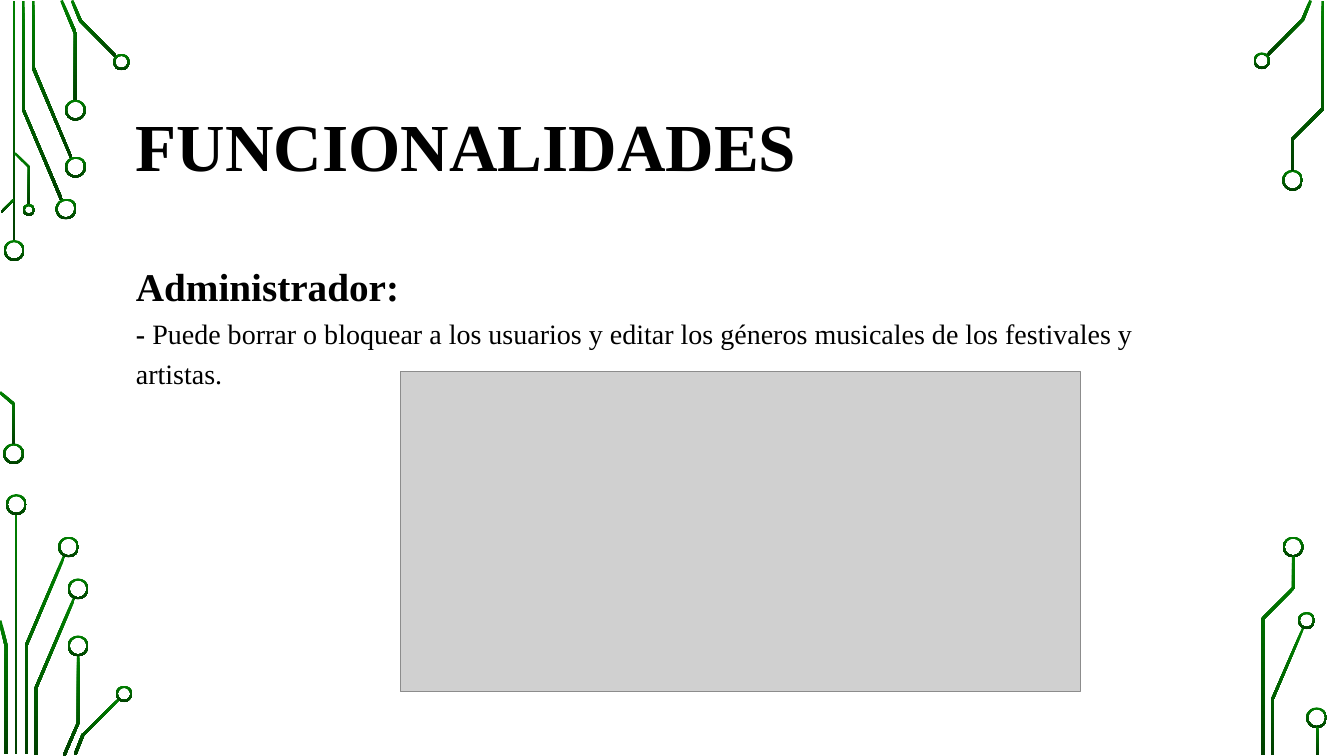
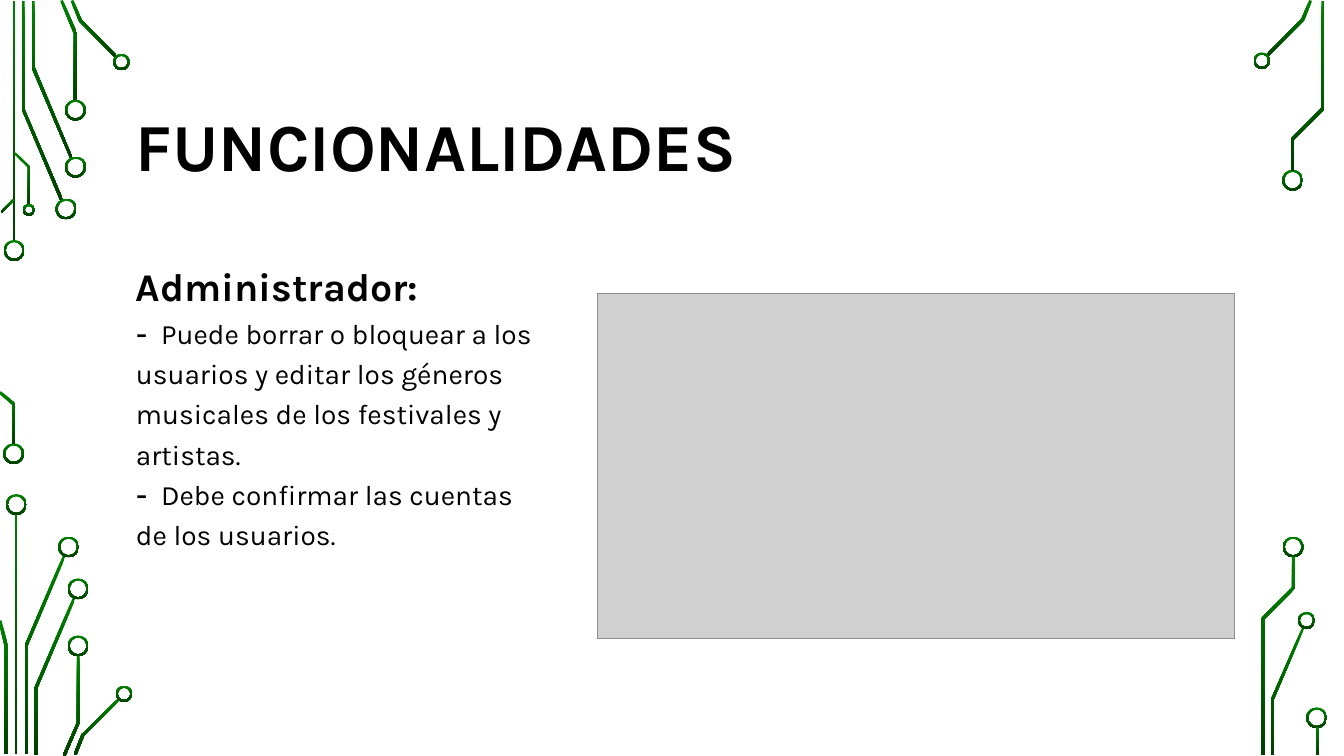
Before and after one commit to pavel-kalmykov-razgovorov/awiten-fests, a slide deck: slide 5 of doc/Presentación AWITEN FESTS.pptx. Drawn at 1344x756 pixels with LibreOffice and Linux fonts; fonts in the diff are those of the drawing; grey boxes stand for pictures; background and template pictures are left out. Boxes give left, top, right and bottom in pixels: in the first picture for what was removed or moved away, otherwise in the second. Text is boxed around its words. In the diff, an @@ line names an element or a change of style, - is before the commit and + after.

```diff
--- a/doc/Presentación AWITEN FESTS.pptx
+++ b/doc/Presentación AWITEN FESTS.pptx
@@ title "FUNCIONALIDADES" at bbox=[136, 126, 736, 172]: font Times New Roman to Karla @@
@@ text at bbox=[136, 273, 418, 302]: font Times New Roman to Karla in "Administrador:" @@
@@ picture: place and size @@
-picture at bbox=[400, 372, 1081, 693]
+picture at bbox=[598, 294, 1235, 639]
@@ text at bbox=[136, 325, 532, 546]: text changed; font Times New Roman to Karla @@
-- Puede borrar o bloquear a los usuarios y editar los géneros musicales de los festivales y artistas.
+– Puede borrar o bloquear a los
+usuarios y editar los géneros
+musicales de los festivales y
+artistas.
+– Debe confirmar las cuentas
+de los usuarios.
```
Also in this commit, not shown: 7 other slides changed, 1 slide added, 1 slide removed.
